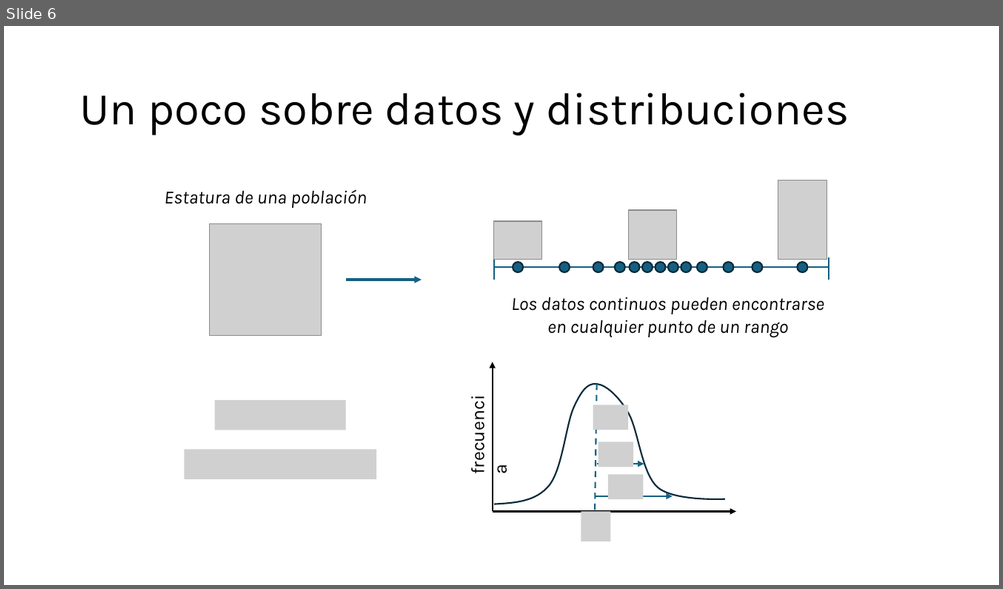
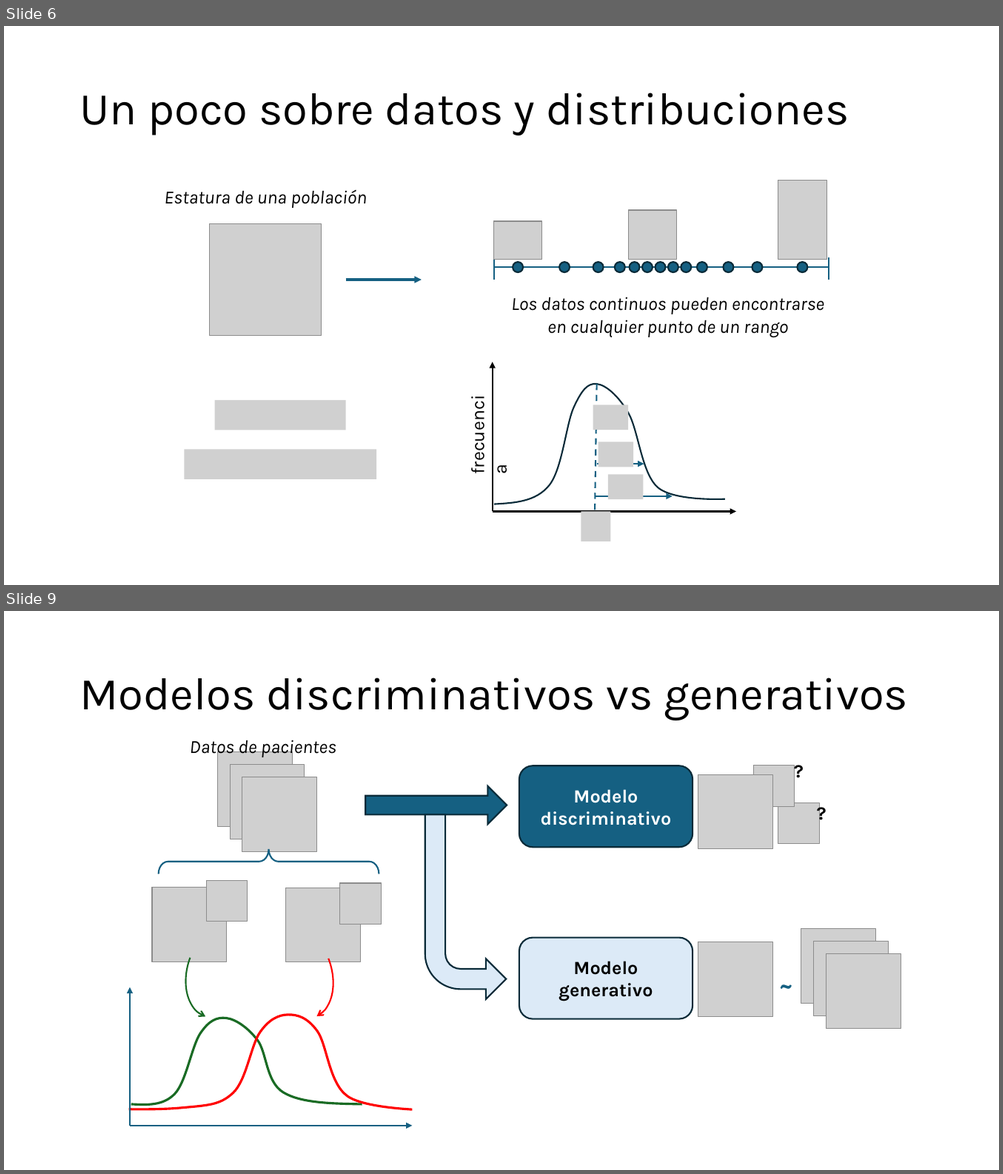
Before and after one commit to edircoli/taller-genbio, a slide deck: slides/byos_ppt.pptx. Shown one above the other, each under a label of ours: slide 6 before the commit, slides 6 and 9 after it; the slides between them are not shown. The pictures are 1003x589 and 1003x1174 pixels, drawn with LibreOffice and Linux fonts; fonts in the diff are those of the drawing; grey boxes stand for pictures. Boxes give left, top, right and bottom in pixels: in the first picture for what was removed or moved away, otherwise in the second. Text is boxed around its words. In the diff, an @@ line names an element or a change of style, - is before the commit and + after.

```diff
--- a/slides/byos_ppt.pptx
+++ b/slides/byos_ppt.pptx
@@ slide 9 added at (4, 611, 999, 1170), background #FFFFFF @@
@@ title added at (79, 678, 908, 721), 44 pt, text #000000 @@
+Modelos discriminativos vs generativos
@@ text added at (190, 737, 336, 758), 18 pt, text #000000, italic @@
+Datos de pacientes
@@ picture added at (217, 752, 292, 826) @@
@@ picture added at (230, 765, 304, 840) @@
@@ picture added at (753, 766, 794, 806) @@
@@ text added at (786, 756, 811, 786), 18 pt, text #000000, bold @@
+?
@@ picture added at (242, 777, 316, 852) @@
@@ right arrow added at (365, 786, 506, 824), fill #156082, outline #092A39 1.5 pt @@
@@ rounded rectangle added at (519, 766, 692, 848), fill #156082, outline #092A39 1.5 pt, 18 pt, text #FFFFFF, bold @@
+Modelo
+discriminativo
@@ picture added at (699, 775, 774, 850) @@
@@ picture added at (779, 803, 819, 845) @@
@@ text added at (809, 797, 834, 827), 18 pt, text #000000, bold @@
+?
@@ bent arrow added at (425, 815, 506, 999), fill #DCEAF7, outline #092A39 1.5 pt @@
@@ left brace added at (159, 849, 378, 874), outline #156082 1.5 pt @@
@@ picture added at (152, 887, 226, 962) @@
@@ picture added at (206, 880, 247, 921) @@
@@ picture added at (286, 888, 361, 963) @@
@@ picture added at (340, 883, 381, 924) @@
@@ arc (boxed as its full ellipse) added at (173, 911, 272, 1028), outline #196B24 1.5 pt @@
@@ arc (boxed as its full ellipse) added at (247, 912, 347, 1030), outline #FF0000 1.5 pt @@
@@ rounded rectangle added at (519, 938, 692, 1019), fill #DCEAF7, outline #092A39 1.5 pt, 18 pt, text #000000, bold @@
+Modelo
+generativo
@@ picture added at (699, 943, 774, 1017) @@
@@ picture added at (801, 930, 876, 1004) @@
@@ picture added at (814, 942, 888, 1016) @@
@@ picture added at (826, 954, 901, 1029) @@
@@ text added at (771, 966, 800, 1003), 24 pt, text #156082, bold @@
+~
@@ group added at (62, 988, 478, 1126): 2 freeform shapes, 2 arrows, 2 rectangles @@
```
Also in this commit, not shown: 2 slides changed.
